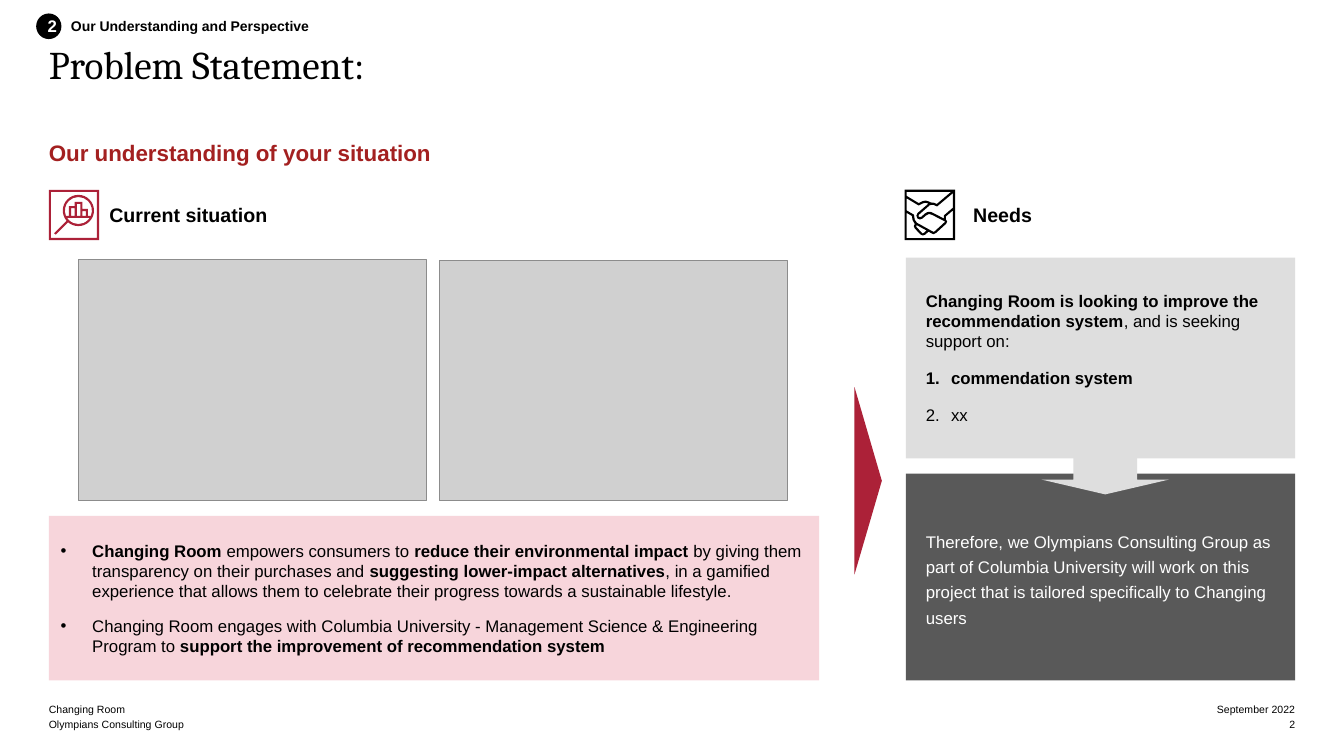
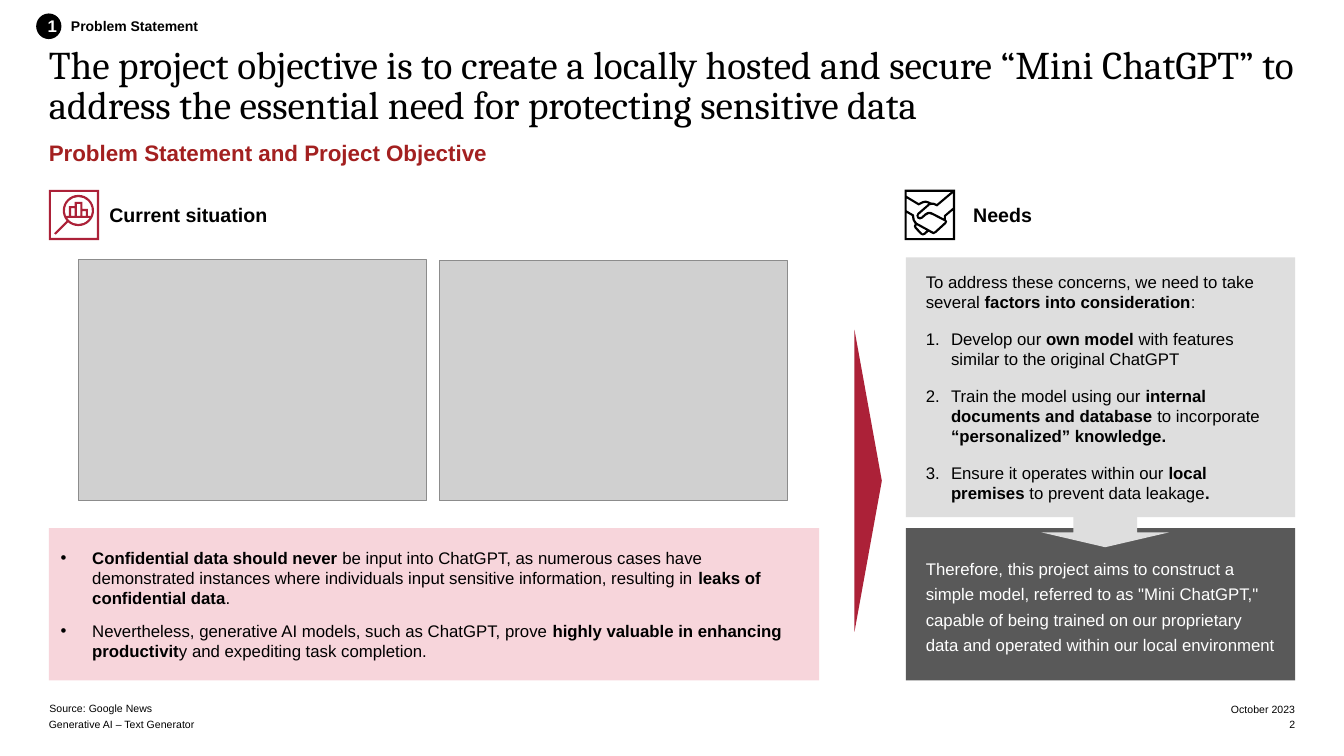
Before and after one commit to ArvianditoCaessara/textGenerator, a slide deck: slide 2 of Project Context.pptx. Drawn at 1344x756 pixels with LibreOffice and Linux fonts; fonts in the diff are those of the drawing; grey boxes stand for pictures. Boxes give left, top, right and bottom in pixels: in the first picture for what was removed or moved away, otherwise in the second. Text is boxed around its words. In the diff, an @@ line names an element or a change of style, - is before the commit and + after.

```diff
--- a/Project Context.pptx
+++ b/Project Context.pptx
@@ text in ellipse at [48,20,57,37]: text changed @@
-2
+1
@@ text at [71,21,198,31]: text changed @@
-Our Understanding and Perspective
+Problem Statement
@@ title at [49,51,1293,128]: text changed @@
-Problem Statement:
+The project objective is to create a locally hosted and secure “Mini ChatGPT” to address the essential need for protecting sensitive data
@@ subtitle at [49,144,487,166]: text changed @@
-Our understanding of your situation
+Problem Statement and Project Objective
@@ rectangle "To address these concerns, we ...": place and size @@
-rectangle "To address these concerns, we ..." at [906,257,1296,458]
+rectangle "To address these concerns, we ..." at [906,257,1296,517]
@@ text in rectangle at [926,276,1260,503]: text changed; bold off @@
-Changing Room is looking to improve the recommendation system, and is seeking support on:
-1. commendation system
-2. xx
+To address these concerns, we need to take several factors into consideration:
+1. Develop our own model with features similar to the original ChatGPT
+2. Train the model using our internal documents and database to incorporate “personalized” knowledge.
+3. Ensure it operates within our local premises to prevent data leakage.
@@ triangle: place and size @@
-triangle at [854,387,882,574]
+triangle at [855,330,882,631]
@@ up arrow: place and size @@
-up arrow at [1042,451,1170,494]
+up arrow at [1042,504,1170,547]
@@ rectangle "Confidential data should never be ...": place and size @@
-rectangle "Confidential data should never be ..." at [48,516,819,681]
+rectangle "Confidential data should never be ..." at [48,528,819,681]
@@ rectangle "Therefore, this project aims to ...": place and size @@
-rectangle "Therefore, this project aims to ..." at [906,474,1296,681]
+rectangle "Therefore, this project aims to ..." at [906,528,1296,681]
@@ text in rectangle at [92,552,782,661]: text changed @@
-  • Changing Room empowers consumers to reduce their environmental impact by giving them transparency on their purchases and suggesting lower-impact alternatives, in a gamified experience that allows them to celebrate their progress towards a sustainable lifestyle.
-  • Changing Room engages with Columbia University - Management Science & Engineering Program to support the improvement of recommendation system
+  • Confidential data should never be input into ChatGPT, as numerous cases have demonstrated instances where individuals input sensitive information, resulting in leaks of confidential data.
+  • Nevertheless, generative AI models, such as ChatGPT, prove highly valuable in enhancing productivity and expediting task completion.
@@ text in rectangle at [926,563,1274,655]: text changed @@
-Therefore, we Olympians Consulting Group as part of Columbia University will work on this project that is tailored specifically to Changing users
+Therefore, this project aims to construct a simple model, referred to as "Mini ChatGPT," capable of being trained on our proprietary data and operated within our local environment
@@ text "Generative AI – Text Generator": place and size @@
-text "Generative AI – Text Generator" at [48,716,267,731]
+text "Generative AI – Text Generator" at [49,720,195,728]
@@ text removed at [49,705,125,715] @@
-Changing Room
@@ text added at [49,704,152,714], 7.5 pt, text #000000 @@
+Source: Google News
@@ text at [1231,705,1295,713]: text changed @@
-September 2022
+October 2023
@@ text at [49,720,195,728]: text changed @@
-Olympians Consulting Group
+Generative AI – Text Generator
```
Also in this commit, not shown: 4 other slides changed, 2 slides added, 2 slides removed, 3 other files.
